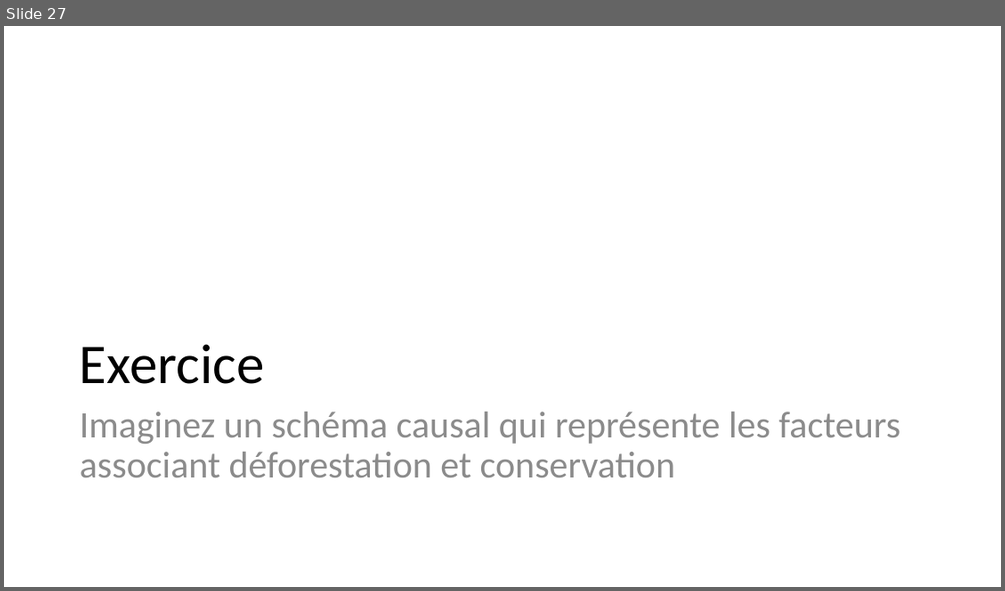
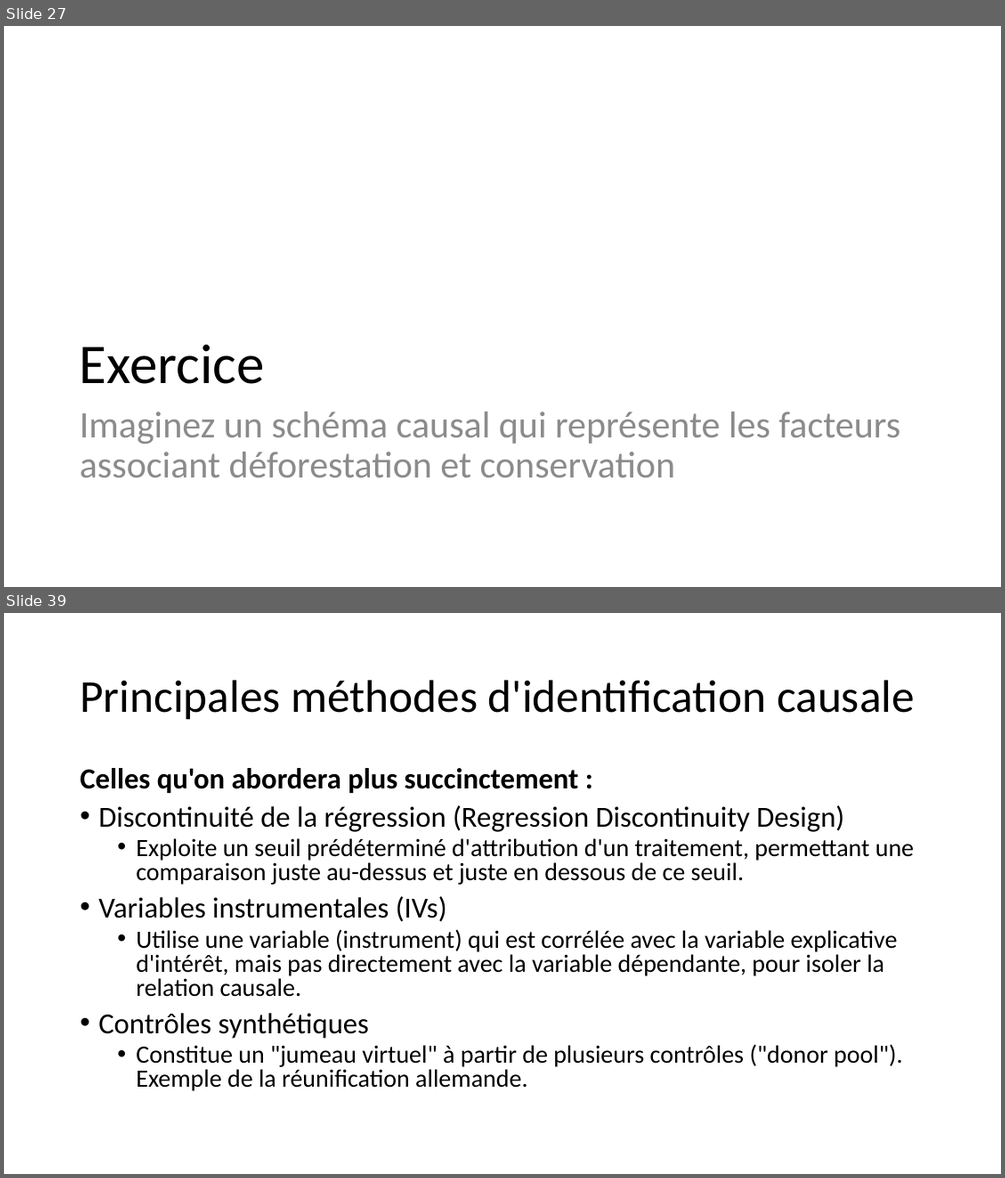
Before and after one commit to BETSAKA/statcap_impact_training, a slide deck: slides/fr/Jour 1_Introduction_Fondamentaux.pptx. Shown one above the other, each under a label of ours: slide 27 before the commit, slides 27 and 39 after it; the slides between them are not shown. The pictures are 1005x591 and 1005x1178 pixels, drawn with LibreOffice and Linux fonts; fonts in the diff are those of the drawing. Boxes give left, top, right and bottom in pixels: in the first picture for what was removed or moved away, otherwise in the second. Text is boxed around its words. In the diff, an @@ line names an element or a change of style, - is before the commit and + after.

```diff
--- a/slides/fr/Jour 1_Introduction_Fondamentaux.pptx
+++ b/slides/fr/Jour 1_Introduction_Fondamentaux.pptx
@@ slide 39 added at [4,613,1001,1174], background #FFFFFF @@
@@ title added at [80,680,914,720], 44 pt, text #000000 @@
+Principales méthodes d'identification causale
@@ text added at [80,768,914,1091], 24 pt, text #000000 @@
+Celles qu'on abordera plus succinctement :
+• Discontinuité de la régression (Regression Discontinuity Design)
+  • Exploite un seuil prédéterminé d'attribution d'un traitement, permettant une comparaison juste au-dessus et juste en dessous de ce seuil.
+• Variables instrumentales (IVs)
+  • Utilise une variable (instrument) qui est corrélée avec la variable explicative d'intérêt, mais pas directement avec la variable dépendante, pour isoler la relation causale.
+• Contrôles synthétiques
+  • Constitue un "jumeau virtuel" à partir de plusieurs contrôles ("donor pool"). Exemple de la réunification allemande.
```
Also in this commit, not shown: 16 other slides added, 2 other files.
